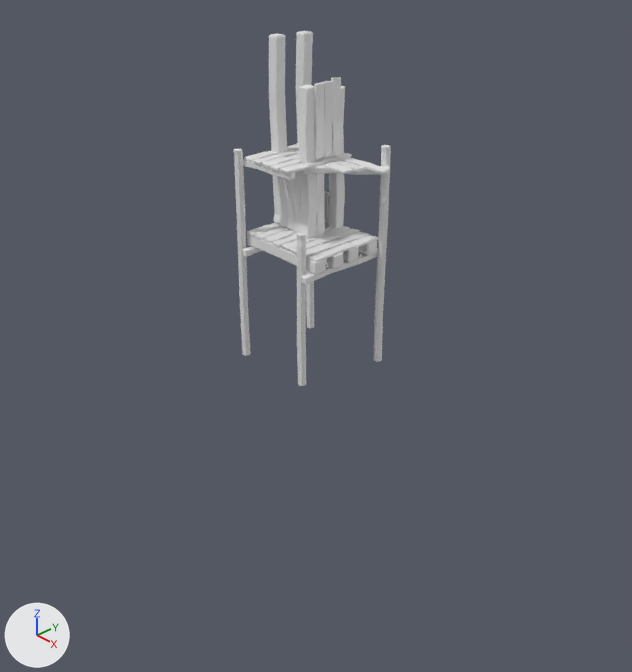
The Blender file Sea Shack/Sea Shack.blend as it was, and as the next commit left it.
One viewpoint serves both versions: a 50 mm camera at (11.22, -10.47, 6.08) aimed at (0.53, -0.44, -1.75). Lighting does not change. The marker at lower left points along +X, +Y and +Z.
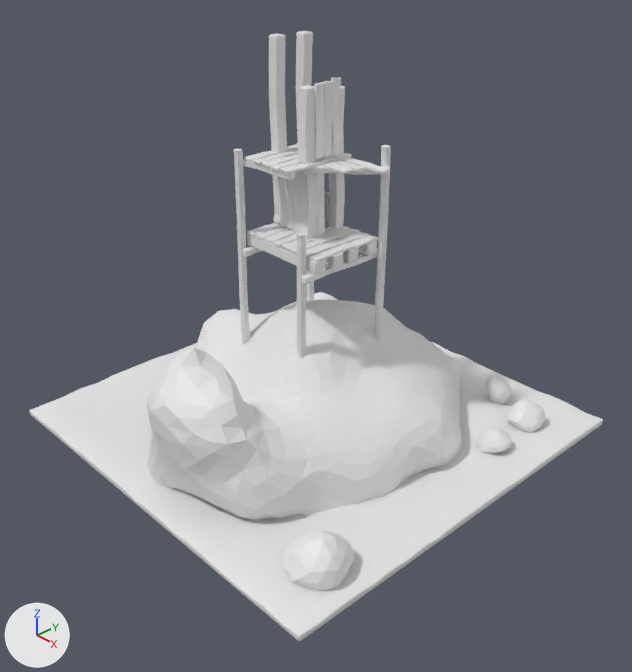
Location of each change, (x1, y1, x2, y2) in pixels of the pictures (632 x 672 px):
'Icosphere', added: after (147, 300, 461, 520)
'Sand', added: after (29, 301, 603, 642)
'Icosphere.002', added: after (284, 530, 354, 590)
'Icosphere.003', added: after (507, 399, 546, 433)
'Icosphere.005', added: after (475, 426, 512, 453)
'Icosphere.004', added: after (485, 375, 512, 404)
'Icosphere.001', added: after (296, 292, 338, 303)

What changed in the scene script:
```text
Add me_icosphere_005:
    me_icosphere_005.from_pydata(...)  # 77 vertices, 150 faces; spans x -1.88..0.95, y -1.3..1.78, z -1.0..1.25
Add me_icosphere_004:
    me_icosphere_004.from_pydata(...)  # 77 vertices, 150 faces; spans x -1.88..0.95, y -1.3..1.78, z -1.0..1.25
Add me_icosphere:
    me_icosphere.from_pydata(...)  # 1056 vertices, 2108 faces; spans x -1.94..2.13, y -2.69..2.16, z -1.01..1.18
Add me_cube_061:
    me_cube_061.from_pydata(...)  # 1336 vertices, 1334 faces; spans x -2.84..2.84, y -2.84..2.84, z -0.06..0.09
    me_cube_061.polygons.foreach_set('use_smooth', [True] * 1334)
Add ob_icosphere_005:
    ob_icosphere_005 = bpy.data.objects.new('Icosphere.005', me_icosphere_005)
    ob_icosphere_005.location = (3.18, 1.86, -3.82)
    ob_icosphere_005.rotation_euler = (-0.388, -0.123, 2.644)  # degrees (-22, -7, 151)
    ob_icosphere_005.scale = (0.237, 0.237, 0.237)
Add ob_icosphere_004:
    ob_icosphere_004 = bpy.data.objects.new('Icosphere.004', me_icosphere_004)
    ob_icosphere_004.location = (2.33, 3.25, -3.72)
    ob_icosphere_004.rotation_euler = (-1.413, 0.0, 0.0)  # degrees (-81, 0, 0)
    ob_icosphere_004.scale = (0.237, 0.237, 0.237)
Add ob_icosphere_003:
    ob_icosphere_003 = bpy.data.objects.new('Icosphere.003', me_icosphere_004.copy())
    ob_icosphere_003.location = (3.26, 3.02, -3.8)
    ob_icosphere_003.rotation_euler = (-0.0901, -0.185, 1.018)  # degrees (-5.2, -11, 58)
    ob_icosphere_003.scale = (0.279, 0.279, 0.279)
Add ob_icosphere_002:
    ob_icosphere_002 = bpy.data.objects.new('Icosphere.002', me_icosphere_004.copy())
    ob_icosphere_002.location = (3.56, -3.13, -3.76)
    ob_icosphere_002.scale = (0.386, 0.386, 0.386)
Add ob_icosphere_001:
    ob_icosphere_001 = bpy.data.objects.new('Icosphere.001', me_icosphere_004.copy())
    ob_icosphere_001.location = (-2.61, 2.71, -3.71)
    ob_icosphere_001.scale = (0.5, 0.5, 0.5)
Add ob_icosphere:
    ob_icosphere = bpy.data.objects.new('Icosphere', me_icosphere)
    ob_icosphere.location = (-0.1, 0.04, -2.9)
    ob_icosphere.scale = (1.47, 1.47, 1.47)
Add ob_sand:
    ob_sand = bpy.data.objects.new('Sand', me_cube_061)
    ob_sand.location = (-0.02, -0.01, -4.04)
    ob_sand.scale = (1.49, 1.49, 1.0)
```
